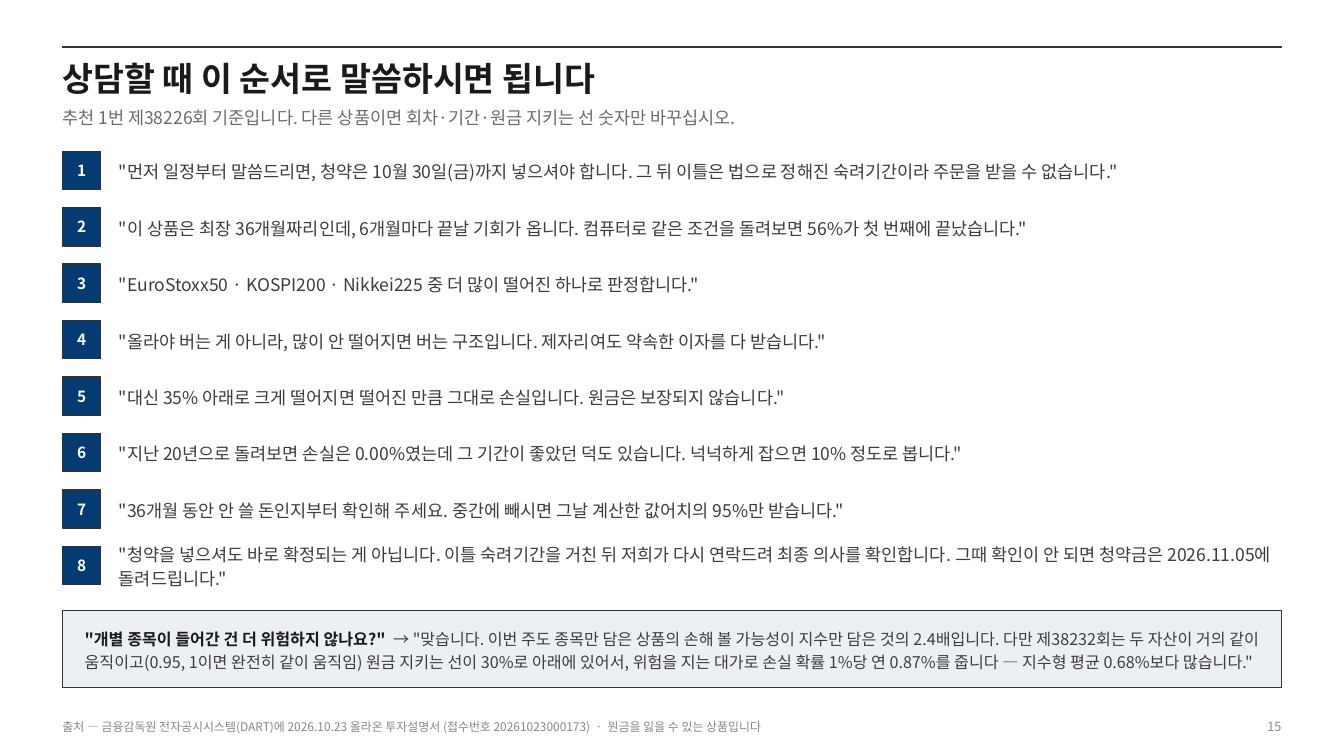
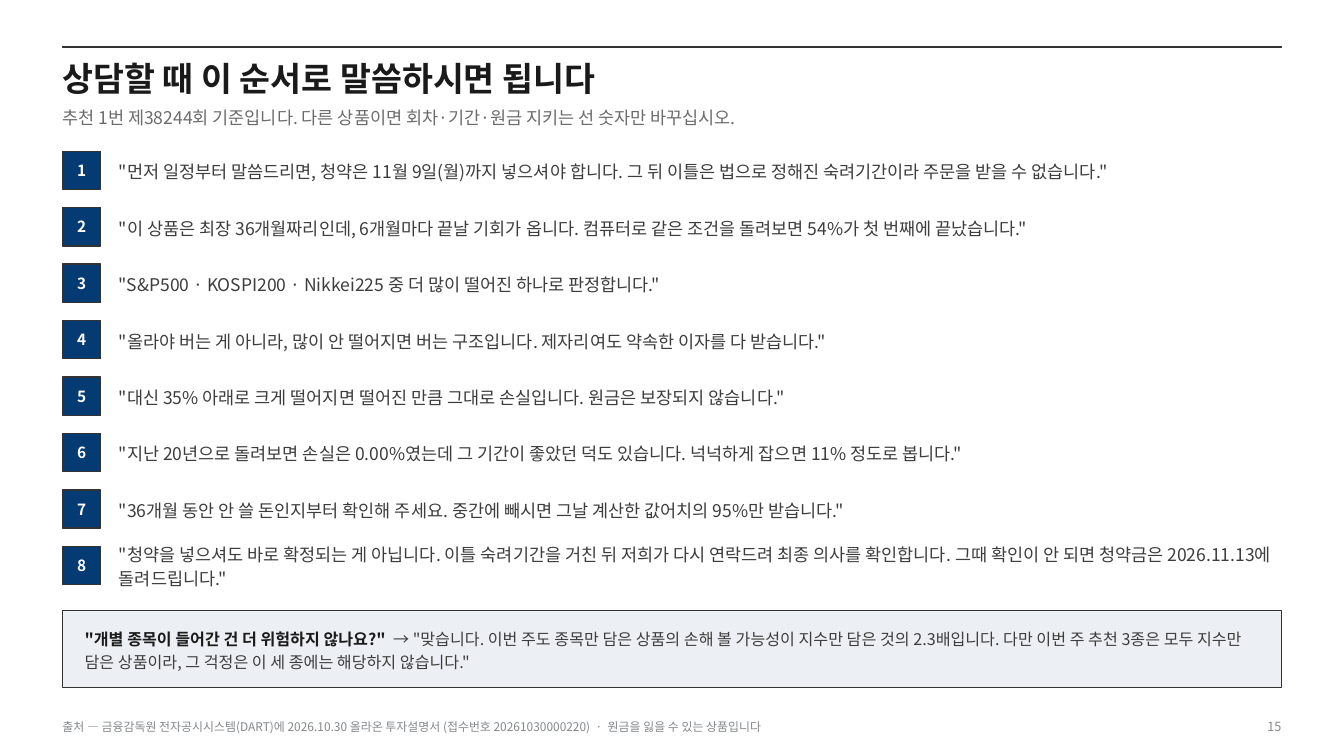
Before and after one commit to hanaroline/work_1, a slide deck: slide 15 of els-analysis-deck.pptx. Drawn at 1344x756 pixels with LibreOffice and Linux fonts; fonts in the diff are those of the drawing. Boxes give left, top, right and bottom in pixels: in the first picture for what was removed or moved away, otherwise in the second. Text is boxed around its words. In the diff, an @@ line names an element or a change of style, - is before the commit and + after.

```diff
--- a/els-analysis-deck.pptx
+++ b/els-analysis-deck.pptx
@@ text at box(62, 109, 735, 126): text changed @@
-추천 1번 제38226회 기준입니다. 다른 상품이면 회차·기간·원금 지키는 선 숫자만 바꾸십시오.
+추천 1번 제38244회 기준입니다. 다른 상품이면 회차·기간·원금 지키는 선 숫자만 바꾸십시오.
@@ text at box(119, 163, 1108, 182): text changed @@
-"먼저 일정부터 말씀드리면, 청약은 10월 30일(금)까지 넣으셔야 합니다. 그 뒤 이틀은 법으로 정해진 숙려기간이라 주문을 받을 수 없습니다."
+"먼저 일정부터 말씀드리면, 청약은 11월 9일(월)까지 넣으셔야 합니다. 그 뒤 이틀은 법으로 정해진 숙려기간이라 주문을 받을 수 없습니다."
@@ text at box(119, 220, 1027, 238): text changed @@
-"이 상품은 최장 36개월짜리인데, 6개월마다 끝날 기회가 옵니다. 컴퓨터로 같은 조건을 돌려보면 56%가 첫 번째에 끝났습니다."
+"이 상품은 최장 36개월짜리인데, 6개월마다 끝날 기회가 옵니다. 컴퓨터로 같은 조건을 돌려보면 54%가 첫 번째에 끝났습니다."
@@ text at box(119, 276, 660, 293): text changed @@
-"EuroStoxx50 · KOSPI200 · Nikkei225 중 더 많이 떨어진 하나로 판정합니다."
+"S&P500 · KOSPI200 · Nikkei225 중 더 많이 떨어진 하나로 판정합니다."
@@ text at box(119, 445, 963, 462): text changed @@
-"지난 20년으로 돌려보면 손실은 0.00%였는데 그 기간이 좋았던 덕도 있습니다. 넉넉하게 잡으면 10% 정도로 봅니다."
+"지난 20년으로 돌려보면 손실은 0.00%였는데 그 기간이 좋았던 덕도 있습니다. 넉넉하게 잡으면 11% 정도로 봅니다."
@@ text at box(119, 546, 1270, 587): text changed @@
-"청약을 넣으셔도 바로 확정되는 게 아닙니다. 이틀 숙려기간을 거친 뒤 저희가 다시 연락드려 최종 의사를 확인합니다. 그때 확인이 안 되면 청약금은 2026.11.05에 돌려드립니다."
+"청약을 넣으셔도 바로 확정되는 게 아닙니다. 이틀 숙려기간을 거친 뒤 저희가 다시 연락드려 최종 의사를 확인합니다. 그때 확인이 안 되면 청약금은 2026.11.13에 돌려드립니다."
@@ text at box(85, 631, 1242, 671): text changed @@
-"개별 종목이 들어간 건 더 위험하지 않나요?" → "맞습니다. 이번 주도 종목만 담은 상품의 손해 볼 가능성이 지수만 담은 것의 2.4배입니다. 다만 제38232회는 두 자산이 거의 같이 움직이고(0.95, 1이면 완전히 같이 움직임) 원금 지키는 선이 30%로 아래에 있어서, 위험을 지는 대가로 손실 확률 1%당 연 0.87%를 줍니다 — 지수형 평균 0.68%보다 많습니다."
+"개별 종목이 들어간 건 더 위험하지 않나요?" → "맞습니다. 이번 주도 종목만 담은 상품의 손해 볼 가능성이 지수만 담은 것의 2.3배입니다. 다만 이번 주 추천 3종은 모두 지수만 담은 상품이라, 그 걱정은 이 세 종에는 해당하지 않습니다."
@@ text at box(62, 721, 761, 733): text changed @@
-출처 — 금융감독원 전자공시시스템(DART)에 2026.10.23 올라온 투자설명서 (접수번호 20261023000173) · 원금을 잃을 수 있는 상품입니다
+출처 — 금융감독원 전자공시시스템(DART)에 2026.10.30 올라온 투자설명서 (접수번호 20261030000220) · 원금을 잃을 수 있는 상품입니다
```
Also in this commit, not shown: 15 other slides changed, 22 other files.
